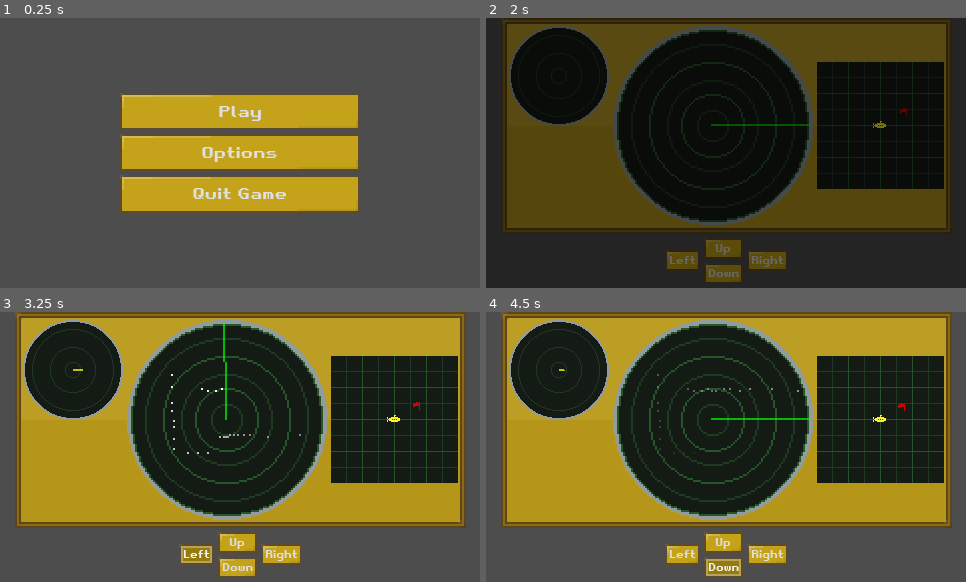
Above: before the commit, frames 1-4 (two rows, left to right).
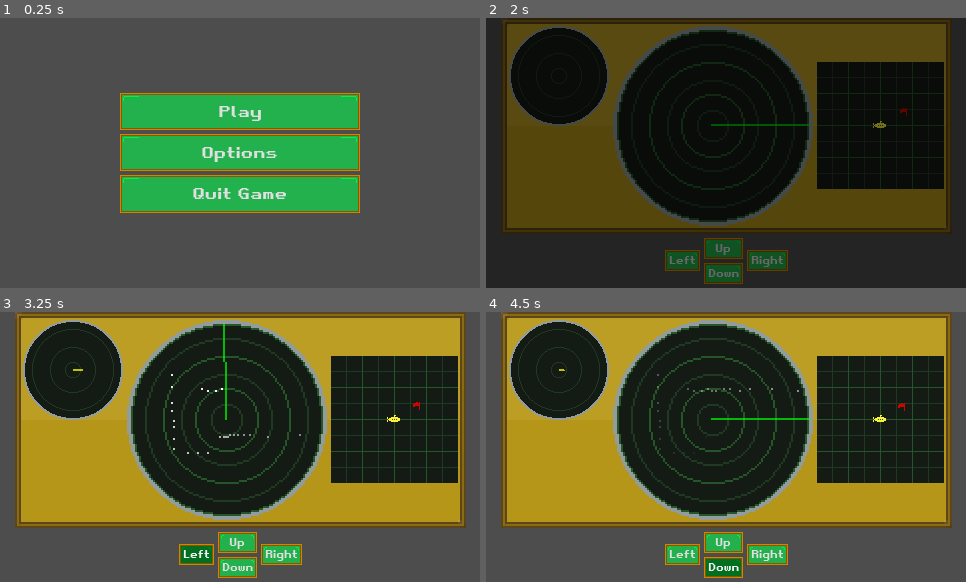
Above: after the commit, the same moments.

Repository: sparkworm/SonarScramble
Game: Godot game, scene res://scenes/main.tscn
Same seed, same stepped clock (60 frames per second), same inputs: the game is played once before the commit and once after it. The engine's default icon, where the game draws it, is replaced by a stand-in: a white triangle on a blue panel in a dark square.
Inputs:
- Up to frame 1 (0.25 s): no input
- Up to frame 2 (2 s): click "Play" at 0.5 s; click "Play" at 1.25 s
- Up to frame 3 (3.25 s): hold D (move_right) 2.03-2.75 s; tap Space (scan) at 2.1 s; click "Left" at 2.75 s
- Up to frame 4 (4.5 s): click "Up" at 3.5 s; click "Down" at 4.25 s

The runs differ from the first frame. In frame 1, 20% of the frame differs, in the area x 25-75%, y 27-73%; in frame 2, 1.9%; in frame 3, 2.3%; in frame 4, 2.3%.

Commit message:
Willow's contributions + a sound I stole

Diff:
--- a/project.godot
+++ b/project.godot
@@ -26,6 +26,7 @@
 window/size/viewport_height=270
 window/size/mode=3
 window/stretch/mode="canvas_items"
+mouse_cursor/custom_image="res://visuals/ui/Cursor.png"
 
 [input]
 
--- a/scenes/levels/level_2.tscn
+++ b/scenes/levels/level_2.tscn
@@ -1,7 +1,10 @@
-[gd_scene load_steps=4 format=4 uid="uid://hhlfpxm1fywp"]
+[gd_scene load_steps=5 format=4 uid="uid://hhlfpxm1fywp"]
 
 [ext_resource type="PackedScene" uid="uid://mwyfe8vdrtsp" path="res://scenes/inherited/level.tscn" id="1_ckw4l"]
 [ext_resource type="PackedScene" uid="uid://bkvn7iygpv3o7" path="res://scenes/transitional/credits.tscn" id="2_e0sw8"]
+
+[sub_resource type="ViewportTexture" id="ViewportTexture_hjbyk"]
+viewport_path = NodePath("MiniMap")
 
 [sub_resource type="RectangleShape2D" id="RectangleShape2D_iekje"]
 size = Vector2(30, 58)
@@ -15,6 +18,9 @@
 [node name="PlayerSubmarine" parent="." index="2"]
 position = Vector2(-20, 56)
 
+[node name="MiniMap" parent="CanvasLayer/VBoxContainer/GaugesContainer/HBoxContainer" index="2"]
+texture = SubResource("ViewportTexture_hjbyk")
+
 [node name="WinZone" parent="." index="4"]
 position = Vector2(391, 138)
 
--- a/visuals/ui/ui_theme.tres
+++ b/visuals/ui/ui_theme.tres
@@ -1,11 +1,11 @@
 [gd_resource type="Theme" load_steps=10 format=3 uid="uid://bfx602mu5pdlo"]
 
 [ext_resource type="Texture2D" uid="uid://1n521ahjgncu" path="res://visuals/ui/Panel002.png" id="1_413td"]
-[ext_resource type="Texture2D" uid="uid://svh7u42470ag" path="res://visuals/ui/Button001.png" id="1_yqwa2"]
+[ext_resource type="Texture2D" uid="uid://bn43r8omt6ri" path="res://visuals/ui/Button002.png" id="1_ri2wq"]
 [ext_resource type="FontFile" uid="uid://dqo4xgieal6vk" path="res://visuals/ui/Retro Gaming.ttf" id="3_xrunx"]
 
 [sub_resource type="StyleBoxTexture" id="StyleBoxTexture_f7s63"]
-texture = ExtResource("1_yqwa2")
+texture = ExtResource("1_ri2wq")
 texture_margin_left = 4.0
 texture_margin_top = 4.0
 texture_margin_right = 4.0
@@ -13,7 +13,7 @@
 region_rect = Rect2(0, 72, 24, 24)
 
 [sub_resource type="StyleBoxTexture" id="StyleBoxTexture_rfmvr"]
-texture = ExtResource("1_yqwa2")
+texture = ExtResource("1_ri2wq")
 texture_margin_left = 4.0
 texture_margin_top = 4.0
 texture_margin_right = 4.0
@@ -21,7 +21,7 @@
 region_rect = Rect2(0, 24, 24, 24)
 
 [sub_resource type="StyleBoxTexture" id="StyleBoxTexture_kn1vt"]
-texture = ExtResource("1_yqwa2")
+texture = ExtResource("1_ri2wq")
 texture_margin_left = 4.0
 texture_margin_top = 4.0
 texture_margin_right = 4.0
@@ -29,7 +29,7 @@
 region_rect = Rect2(0, 24, 24, 24)
 
 [sub_resource type="StyleBoxTexture" id="StyleBoxTexture_2dce6"]
-texture = ExtResource("1_yqwa2")
+texture = ExtResource("1_ri2wq")
 texture_margin_left = 4.0
 texture_margin_top = 4.0
 texture_margin_right = 4.0
@@ -37,7 +37,7 @@
 region_rect = Rect2(0, 0, 24, 24)
 
 [sub_resource type="StyleBoxTexture" id="StyleBoxTexture_7ih4i"]
-texture = ExtResource("1_yqwa2")
+texture = ExtResource("1_ri2wq")
 texture_margin_left = 4.0
 texture_margin_top = 4.0
 texture_margin_right = 4.0
Not shown, changed: credits.txt
Not shown, added: sounds/90340__digit-al__sonar.wav.import
Binary file added: visuals/ui/Button002.png
Not shown, added: visuals/ui/Button002.png.import
Binary file added: visuals/ui/Cursor.png
Not shown, added: visuals/ui/Cursor.png.import
Not shown, added: sounds/90340__digit-al__sonar.wav
